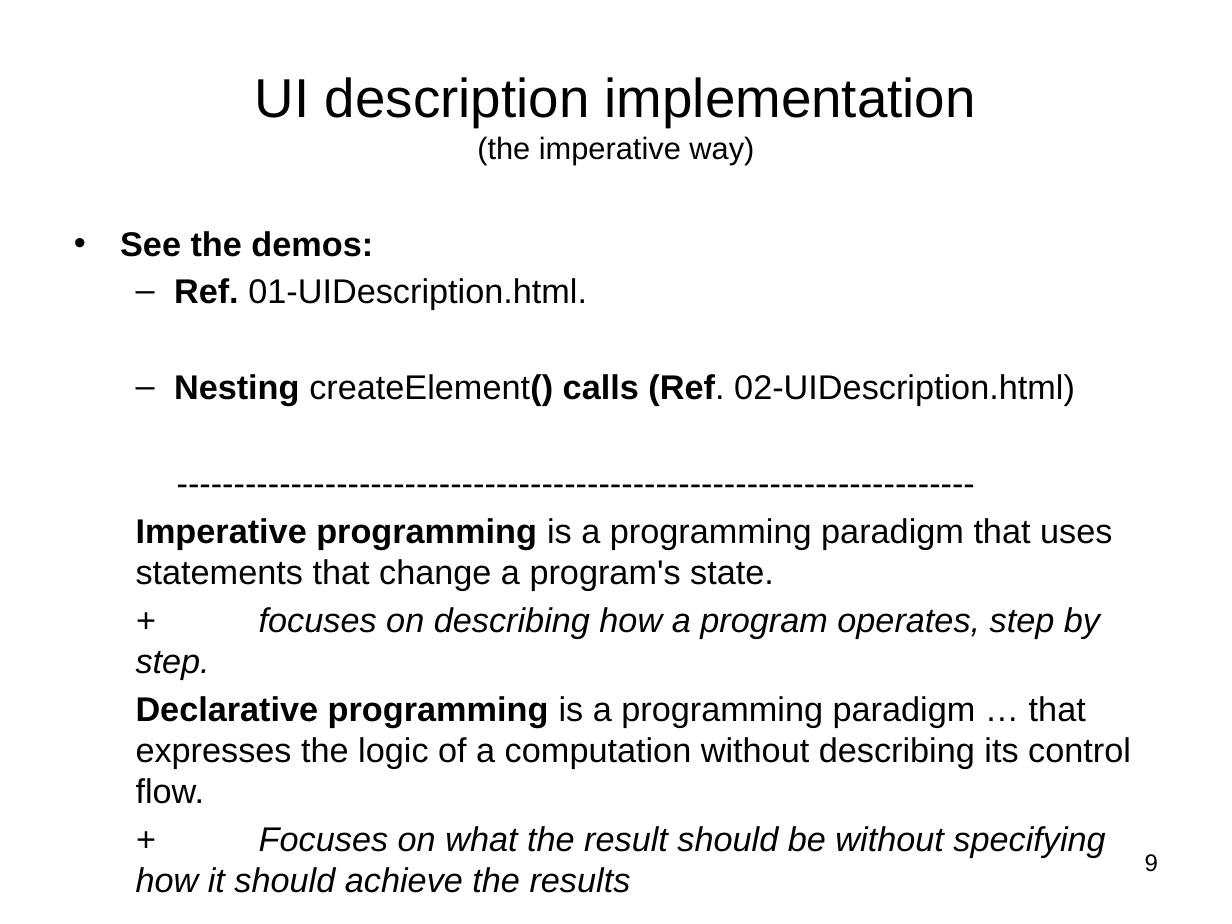
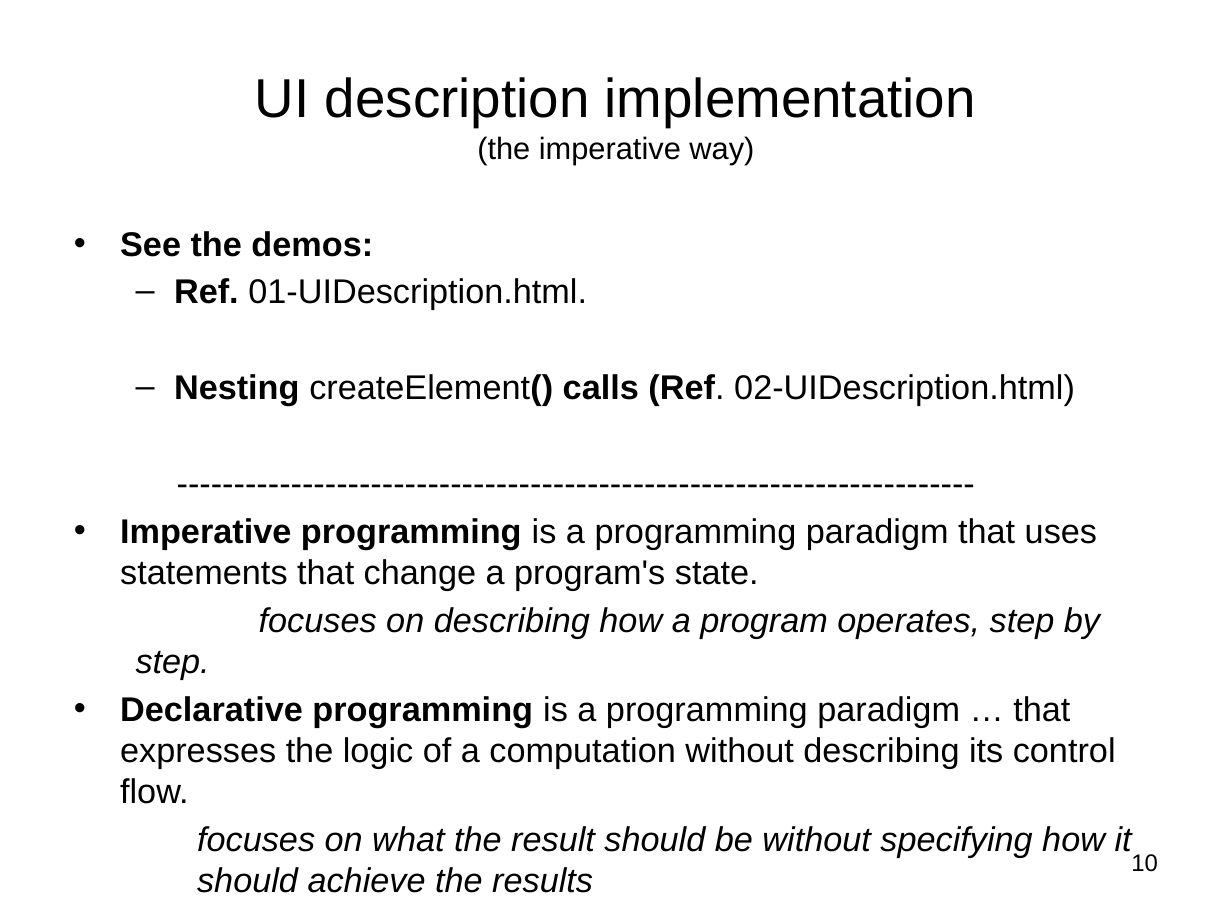
Before and after one commit to diarmuidoconnor/ewd-module-2025, a slide deck: slide 10 of topic04/talk-1/ReactJS_01.pptx (slide 9 before the commit). Drawn at 1232x924 pixels with LibreOffice and Linux fonts; fonts in the diff are those of the drawing. Boxes give left, top, right and bottom in pixels: in the first picture for what was removed or moved away, otherwise in the second. Text is boxed around its words. In the diff, an @@ line names an element or a change of style, - is before the commit and + after.

```diff
--- a/topic04/talk-1/ReactJS_01.pptx
+++ b/topic04/talk-1/ReactJS_01.pptx
@@ text at (x1=120, y1=518, x2=1116, y2=804): bullet none to •; list level 2 to 1 in "Imperative programming is a programming ..."; list level 2 to 1 in "Declarative programming is a programming ..." @@
@@ text at (x1=136, y1=607, x2=1100, y2=680): text changed @@
-  + focuses on describing how a program operates, step by step.
+  focuses on describing how a program operates, step by step.
@@ text at (x1=197, y1=826, x2=1132, y2=858): text changed @@
-  + Focuses on what the result should be without specifying how it should achieve the results
+    focuses on what the result should be without specifying how it should achieve the results
@@ page number at (x1=1131, y1=854, x2=1158, y2=872): text changed @@
-9
+10
```
Also in this commit, not shown: 4 other slides changed, 1 slide added, 7 slides removed, 2 other files.
